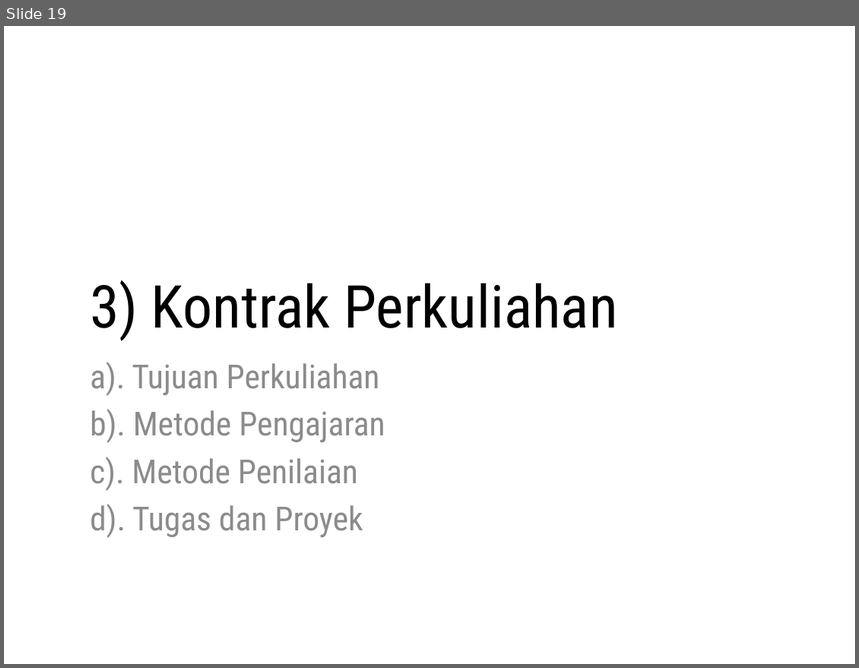
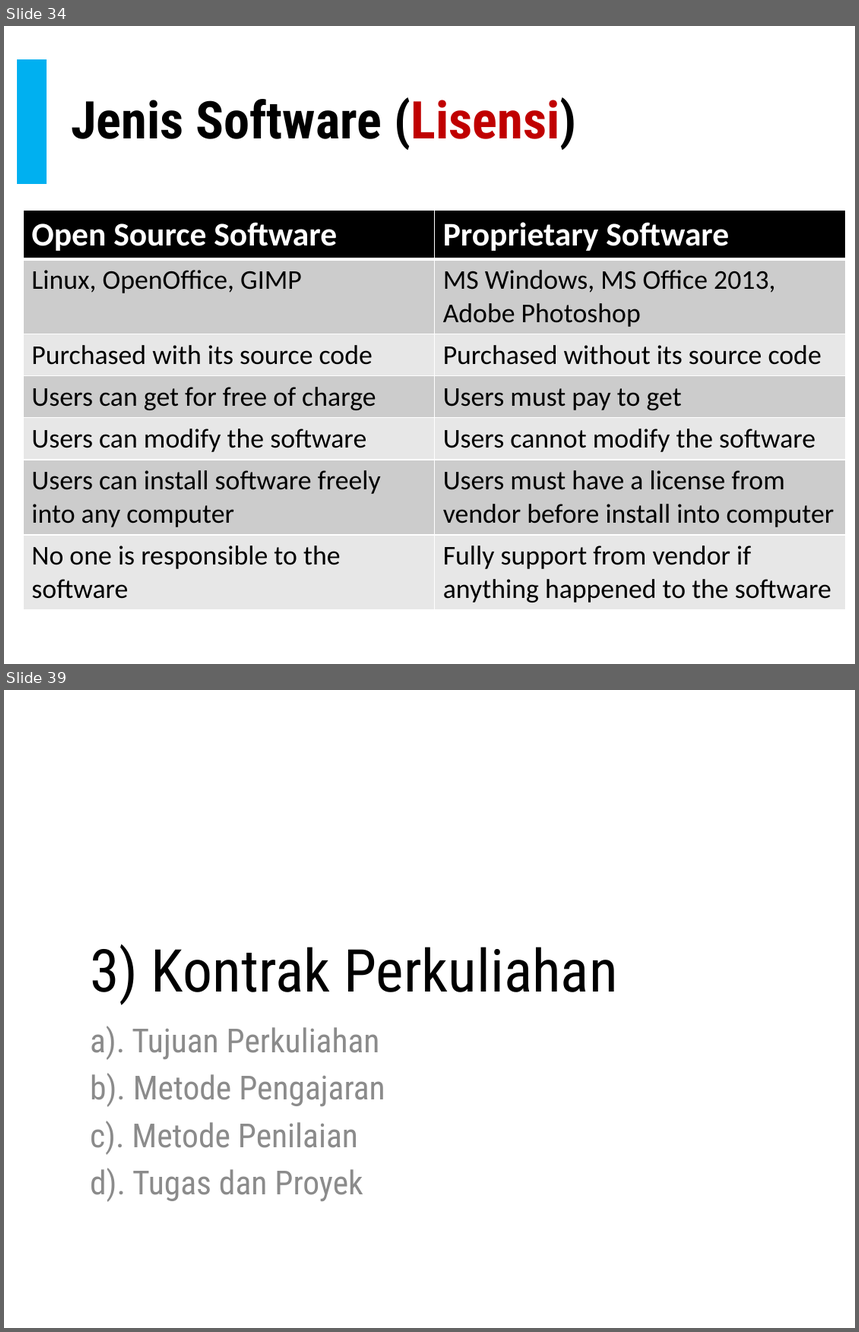
Before and after one commit to doniaft/Proyek-Perangkat-Lunak, a slide deck: 1. Bahan Ajar/01. PPL - Pendahuluan.pptx. Shown one above the other, each under a label of ours: slide 19 before the commit, slides 34 and 39 after it; the slides between them are not shown. The pictures are 859x668 and 859x1332 pixels, drawn with LibreOffice and Linux fonts; fonts in the diff are those of the drawing. Boxes give left, top, right and bottom in pixels: in the first picture for what was removed or moved away, otherwise in the second. Text is boxed around its words. In the diff, an @@ line names an element or a change of style, - is before the commit and + after.

```diff
--- a/1. Bahan Ajar/01. PPL - Pendahuluan.pptx
+++ b/1. Bahan Ajar/01. PPL - Pendahuluan.pptx
@@ slide 34 added at [4,26,855,664], background #FFFFFF @@
@@ rectangle added at [18,60,47,183], fill #00B0F0, outline #00B0F0 1 pt @@
@@ title added at [71,97,576,150], 44 pt, text #000000, bold @@
+Jenis Software (Lisensi)
@@ table added at [24,210,846,606], 7 rows, 2 columns @@
+Open Source Software | Proprietary Software
+Linux, OpenOffice, GIMP | MS Windows, MS Office 2013, Adobe Photoshop
+Purchased with its source code | Purchased without its source code
+Users can get for free of charge | Users must pay to get
+Users can modify the software | Users cannot modify the software
+Users can install software freely into any computer | Users must have a license from vendor before install into computer
+No one is responsible to the software | Fully support from vendor if anything happened to the software
@@ what was slide 19 is now slide 39 @@
```
Also in this commit, not shown: 3 slides changed, 21 other slides added, 2 other files.
